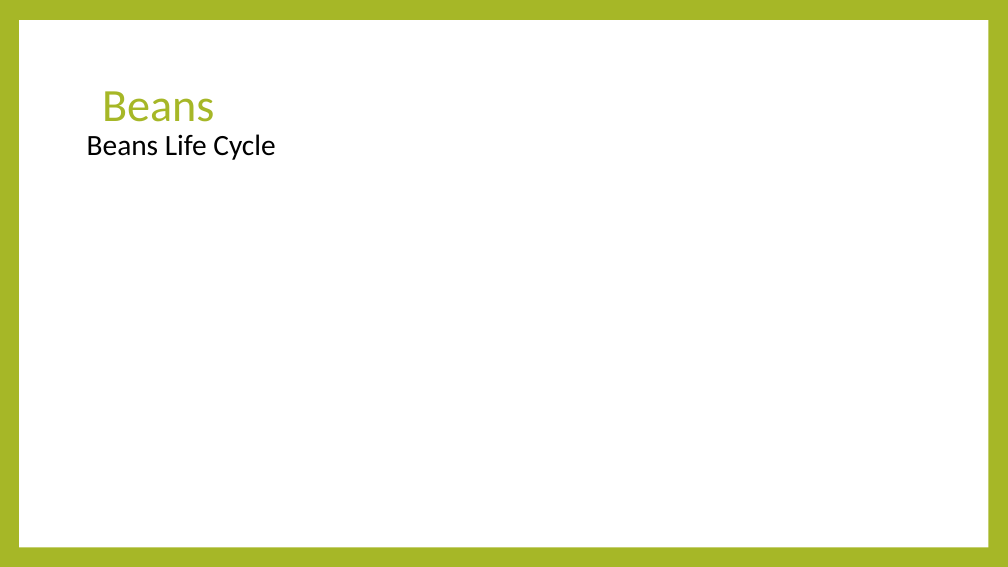
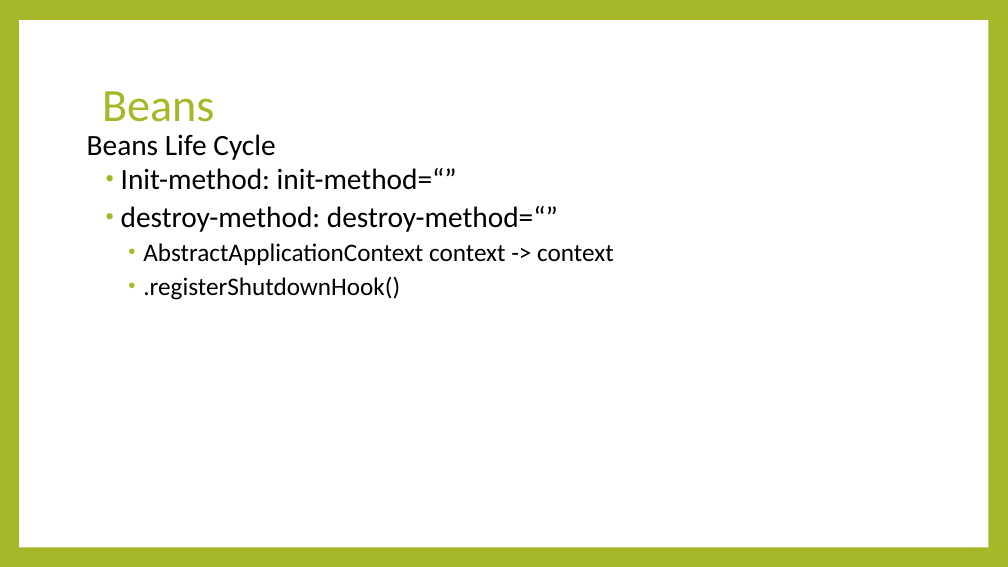
Before and after one commit to thaolt007/spring-doc, a slide deck: slide 10 of Spring.pptx. Drawn at 1008x567 pixels with LibreOffice and Linux fonts; fonts in the diff are those of the drawing. Boxes give left, top, right and bottom in pixels: in the first picture for what was removed or moved away, otherwise in the second. Text is boxed around its words. In the diff, an @@ line names an element or a change of style, - is before the commit and + after.

```diff
--- a/Spring.pptx
+++ b/Spring.pptx
@@ text at box(121, 168, 613, 300): paragraphs added @@
+  • Init-method: init-method=“”
+  • destroy-method: destroy-method=“”
+    • AbstractApplicationContext context -> context
+    • .registerShutdownHook()
```
Also in this commit, not shown: 7 other slides changed, 6 slides added, 3 other files.
